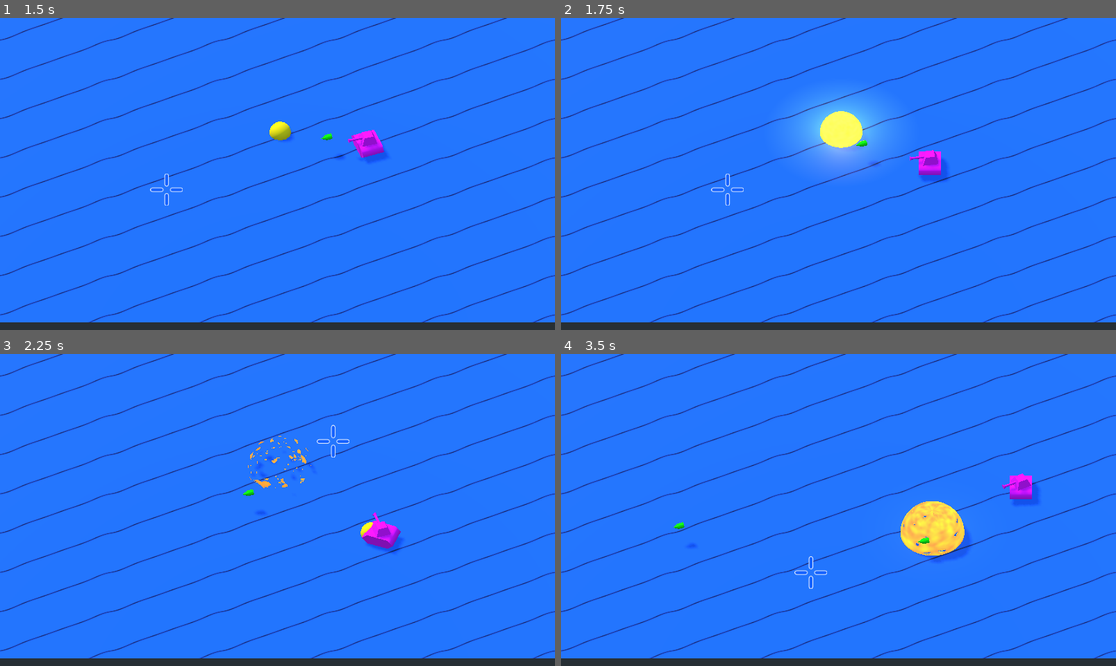
Above: before the commit, frames 1-4 (two rows, left to right).
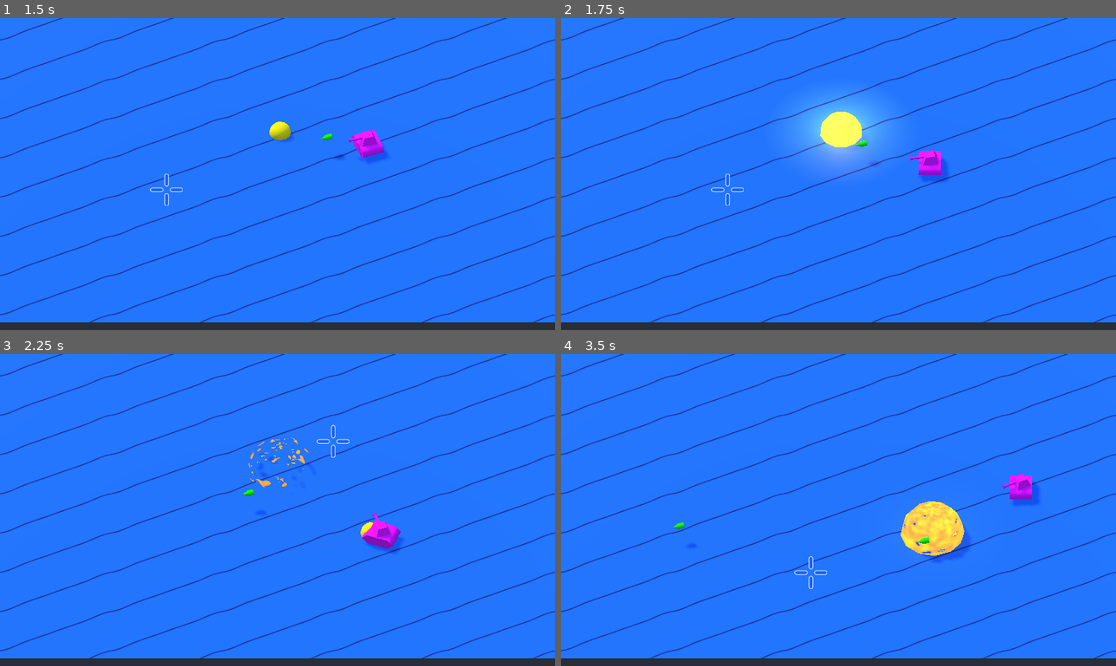
Above: after the commit, the same moments.

Repository: Hasnep/combatanks
Game: Godot game, scene res://World.tscn
Same seed, same stepped clock (60 frames per second), same inputs: the game is played once before the commit and once after it.
Inputs (mouse positions are in pixels of both pictures, inside the frame that each line leads up to):
- Up to frame 1 (1.5 s): tap Enter at 0.5 s; move the mouse to (399, 158) at 0.52 s; hold Right (move_right) 0.53-1.28 s; right-click (399, 158) at 0.6 s; move the mouse to (166, 189) at 1.27 s; hold Down (move_down) from 1.28 s (still down); click (166, 189) at 1.35 s
- Up to frame 2 (1.75 s): keep holding Down (move_down)
- Up to frame 3 (2.25 s): move the mouse to (333, 441) at 2.02 s; release Down (move_down) at 2.03 s; hold Right (move_right) from 2.03 s (still down); right-click (333, 441) at 2.1 s
- Up to frame 4 (3.5 s): move the mouse to (810, 572) at 2.77 s; release Right (move_right) at 2.78 s; hold Up (move_up) from 2.78 s (still down); click (810, 572) at 2.85 s

Frame 1 is identical in both runs. In frame 2, less than 0.1% of the frame differs, in the area x 46-55%, y 29-42%; in frame 3, 0.2%, in the area x 44-57%, y 26-43%; in frame 4, 0.2%.

Commit message:
Reduce explosion model complexity

Diff:
--- a/Mine/MineExplosionModel.tres
+++ b/Mine/MineExplosionModel.tres
@@ -2,4 +2,6 @@
 
 [resource]
 height = 1.0
+radial_segments = 12
+rings = 7
 is_hemisphere = true
